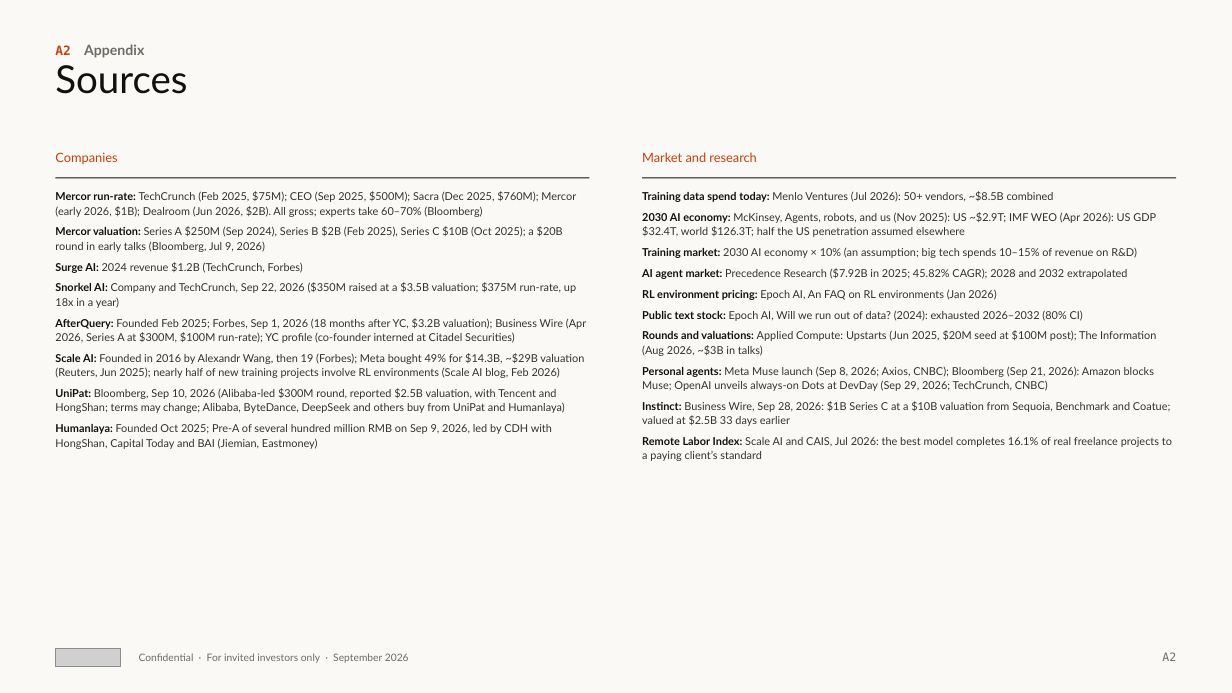
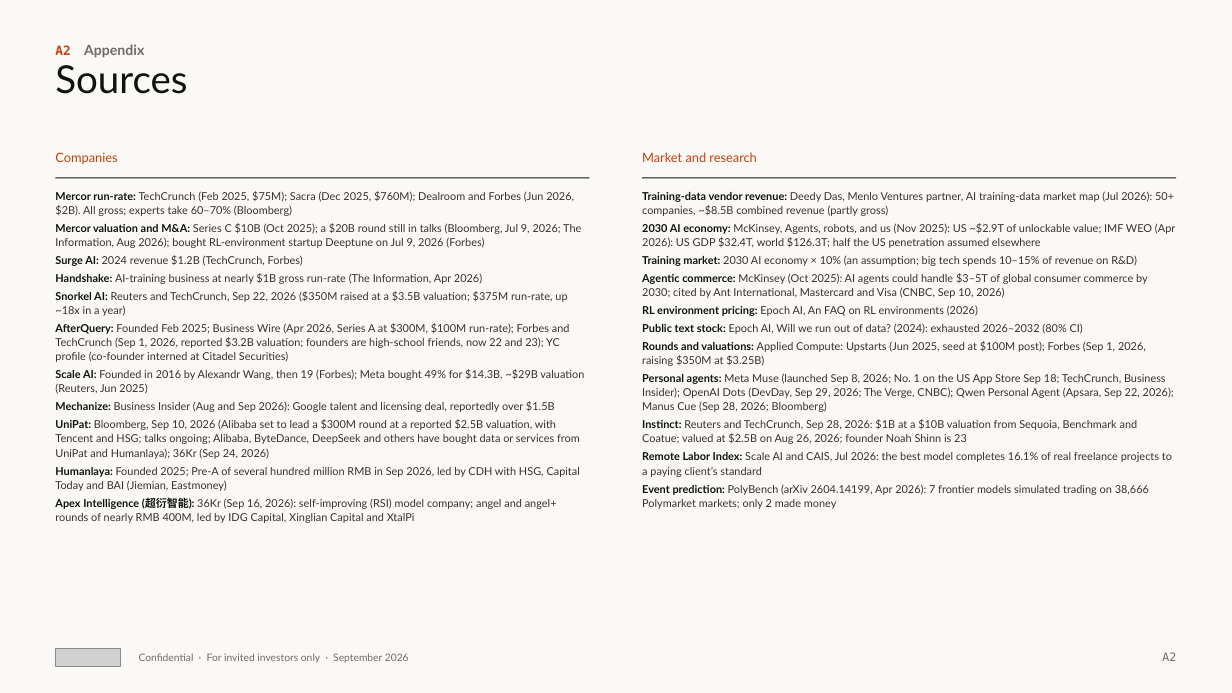
Before and after one commit to wangchen0802/Delta1, a slide deck: slide 22 of SimReal-BP-v29-EN.pptx. Drawn at 1232x693 pixels with LibreOffice and Linux fonts; fonts in the diff are those of the drawing; grey boxes stand for pictures. Boxes give left, top, right and bottom in pixels: in the first picture for what was removed or moved away, otherwise in the second. Text is boxed around its words. In the diff, an @@ line names an element or a change of style, - is before the commit and + after.

```diff
--- a/SimReal-BP-v29-EN.pptx
+++ b/SimReal-BP-v29-EN.pptx
@@ text at (55, 191, 581, 248): text changed @@
-Mercor run-rate: TechCrunch (Feb 2025, $75M); CEO (Sep 2025, $500M); Sacra (Dec 2025, $760M); Mercor (early 2026, $1B); Dealroom (Jun 2026, $2B). All gross; experts take 60–70% (Bloomberg)
-Mercor valuation: Series A $250M (Sep 2024), Series B $2B (Feb 2025), Series C $10B (Oct 2025); a $20B round in early talks (Bloomberg, Jul 9, 2026)
+Mercor run-rate: TechCrunch (Feb 2025, $75M); Sacra (Dec 2025, $760M); Dealroom and Forbes (Jun 2026, $2B). All gross; experts take 60–70% (Bloomberg)
+Mercor valuation and M&A: Series C $10B (Oct 2025); a $20B round still in talks (Bloomberg, Jul 9, 2026; The Information, Aug 2026); bought RL-environment startup Deeptune on Jul 9, 2026 (Forbes)
@@ text at (642, 191, 1175, 248): text changed @@
-Training data spend today: Menlo Ventures (Jul 2026): 50+ vendors, ~$8.5B combined
-2030 AI economy: McKinsey, Agents, robots, and us (Nov 2025): US ~$2.9T; IMF WEO (Apr 2026): US GDP $32.4T, world $126.3T; half the US penetration assumed elsewhere
+Training-data vendor revenue: Deedy Das, Menlo Ventures partner, AI training-data market map (Jul 2026): 50+ companies, ~$8.5B combined revenue (partly gross)
+2030 AI economy: McKinsey, Agents, robots, and us (Nov 2025): US ~$2.9T of unlockable value; IMF WEO (Apr 2026): US GDP $32.4T, world $126.3T; half the US penetration assumed elsewhere
@@ text at (55, 255, 303, 266): line spacing 1.1 to 1.08; less space between paragraphs @@
@@ text at (642, 256, 1172, 477): line spacing 1.1 to 1.08; less space between paragraphs @@
@@ text at (55, 273, 584, 523): text changed @@
-Snorkel AI: Company and TechCrunch, Sep 22, 2026 ($350M raised at a $3.5B valuation; $375M run-rate, up 18x in a year)
-AfterQuery: Founded Feb 2025; Forbes, Sep 1, 2026 (18 months after YC, $3.2B valuation); Business Wire (Apr 2026, Series A at $300M, $100M run-rate); YC profile (co-founder interned at Citadel Securities)
-Scale AI: Founded in 2016 by Alexandr Wang, then 19 (Forbes); Meta bought 49% for $14.3B, ~$29B valuation (Reuters, Jun 2025); nearly half of new training projects involve RL environments (Scale AI blog, Feb 2026)
-UniPat: Bloomberg, Sep 10, 2026 (Alibaba-led $300M round, reported $2.5B valuation, with Tencent and HongShan; terms may change; Alibaba, ByteDance, DeepSeek and others buy from UniPat and Humanlaya)
-Humanlaya: Founded Oct 2025; Pre-A of several hundred million RMB on Sep 9, 2026, led by CDH with HongShan, Capital Today and BAI (Jiemian, Eastmoney)
+Handshake: AI-training business at nearly $1B gross run-rate (The Information, Apr 2026)
+Snorkel AI: Reuters and TechCrunch, Sep 22, 2026 ($350M raised at a $3.5B valuation; $375M run-rate, up ~18x in a year)
+AfterQuery: Founded Feb 2025; Business Wire (Apr 2026, Series A at $300M, $100M run-rate); Forbes and TechCrunch (Sep 1, 2026, reported $3.2B valuation; founders are high-school friends, now 22 and 23); YC profile (co-founder interned at Citadel Securities)
+Scale AI: Founded in 2016 by Alexandr Wang, then 19 (Forbes); Meta bought 49% for $14.3B, ~$29B valuation (Reuters, Jun 2025)
+Mechanize: Business Insider (Aug and Sep 2026): Google talent and licensing deal, reportedly over $1.5B
+UniPat: Bloomberg, Sep 10, 2026 (Alibaba set to lead a $300M round at a reported $2.5B valuation, with Tencent and HSG; talks ongoing; Alibaba, ByteDance, DeepSeek and others have bought data or services from UniPat and Humanlaya); 36Kr (Sep 24, 2026)
+Humanlaya: Founded 2025; Pre-A of several hundred million RMB in Sep 2026, led by CDH with HSG, Capital Today and BAI (Jiemian, Eastmoney)
+Apex Intelligence (超衍智能): 36Kr (Sep 16, 2026): self-improving (RSI) model company; angel and angel+ rounds of nearly RMB 400M, led by IDG Capital, Xinglian Capital and XtalPi
@@ text at (642, 273, 1148, 316): text changed @@
-AI agent market: Precedence Research ($7.92B in 2025; 45.82% CAGR); 2028 and 2032 extrapolated
-RL environment pricing: Epoch AI, An FAQ on RL environments (Jan 2026)
+Agentic commerce: McKinsey (Oct 2025): AI agents could handle $3–5T of global consumer commerce by 2030; cited by Ant International, Mastercard and Visa (CNBC, Sep 10, 2026)
+RL environment pricing: Epoch AI, An FAQ on RL environments (2026)
@@ text at (642, 373, 1174, 444): text changed @@
-Rounds and valuations: Applied Compute: Upstarts (Jun 2025, $20M seed at $100M post); The Information (Aug 2026, ~$3B in talks)
-Personal agents: Meta Muse launch (Sep 8, 2026; Axios, CNBC); Bloomberg (Sep 21, 2026): Amazon blocks Muse; OpenAI unveils always-on Dots at DevDay (Sep 29, 2026; TechCrunch, CNBC)
-Instinct: Business Wire, Sep 28, 2026: $1B Series C at a $10B valuation from Sequoia, Benchmark and Coatue; valued at $2.5B 33 days earlier
+Rounds and valuations: Applied Compute: Upstarts (Jun 2025, seed at $100M post); Forbes (Sep 1, 2026, raising $350M at $3.25B)
+Personal agents: Meta Muse (launched Sep 8, 2026; No. 1 on the US App Store Sep 18; TechCrunch, Business Insider); OpenAI Dots (DevDay, Sep 29, 2026; The Verge, CNBC); Qwen Personal Agent (Apsara, Sep 22, 2026); Manus Cue (Sep 28, 2026; Bloomberg)
+Instinct: Reuters and TechCrunch, Sep 28, 2026: $1B at a $10B valuation from Sequoia, Benchmark and Coatue; valued at $2.5B on Aug 26, 2026; founder Noah Shinn is 23
@@ text at (642, 485, 1149, 509): paragraph added @@
+Event prediction: PolyBench (arXiv 2604.14199, Apr 2026): 7 frontier models simulated trading on 38,666 Polymarket markets; only 2 made money
```
Also in this commit, not shown: 14 other slides changed, 7 other files.
